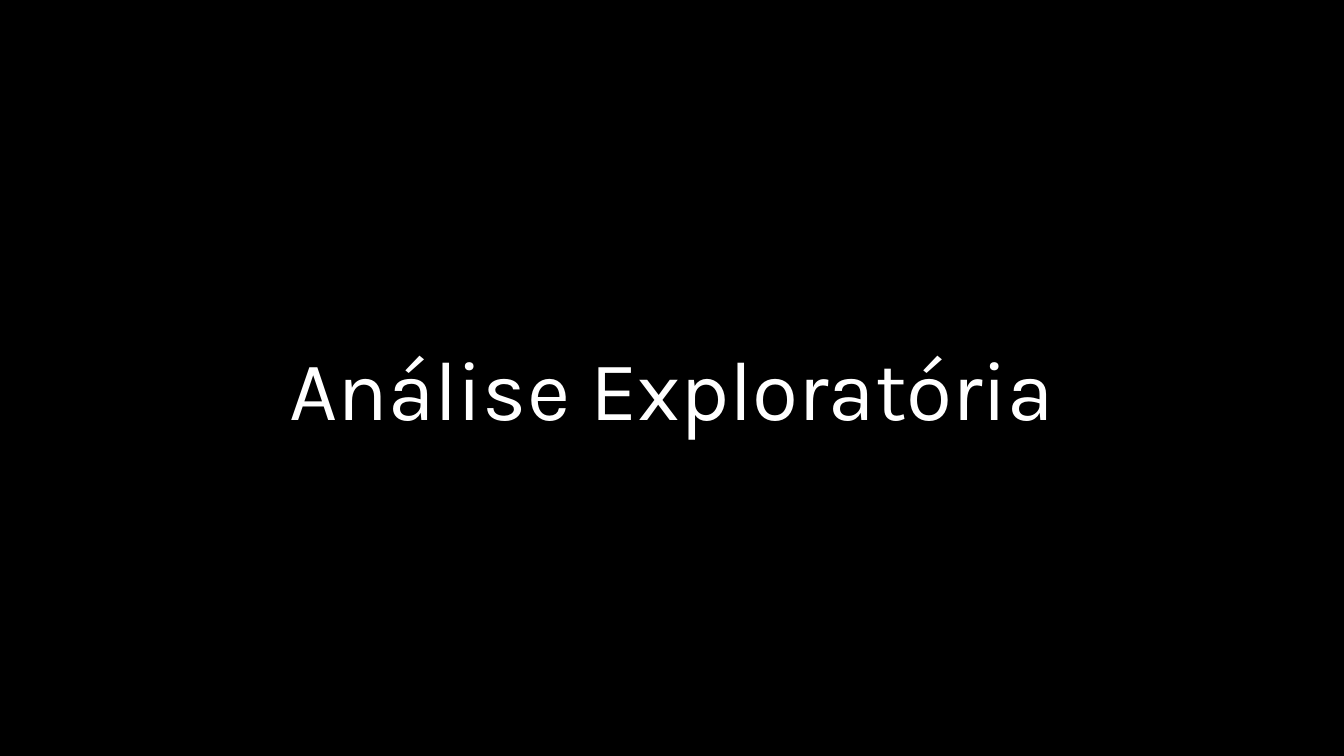
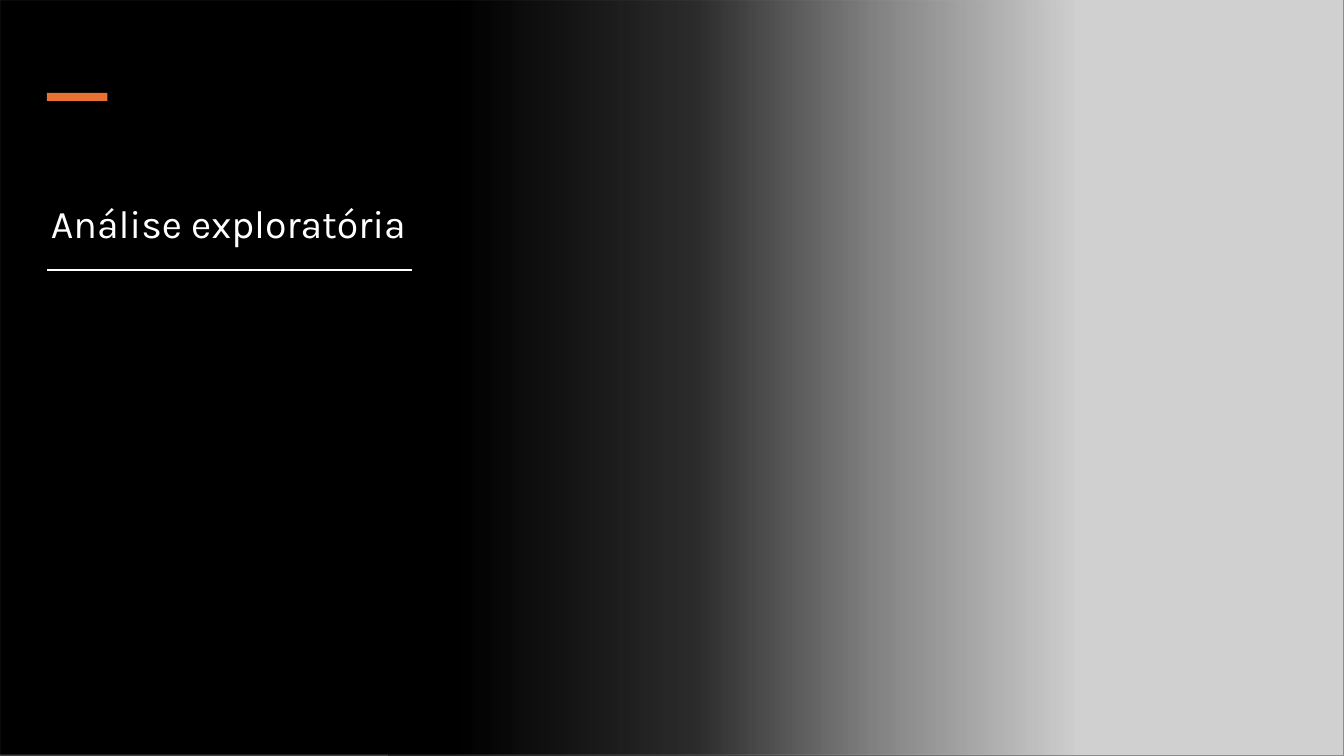
Before and after one commit to DeyvedAntonio/legal_analytics, a slide deck: slide 9 of 05_Documentacao/01_Power_point/Otimização de Custos de Ações Judiciais.pptx (slide 8 before the commit). Drawn at 1344x756 pixels with LibreOffice and Linux fonts; fonts in the diff are those of the drawing; grey boxes stand for pictures; background and template pictures are left out. Boxes give left, top, right and bottom in pixels: in the first picture for what was removed or moved away, otherwise in the second. Text is boxed around its words. In the diff, an @@ line names an element or a change of style, - is before the commit and + after.

```diff
--- a/05_Documentacao/01_Power_point/Otimização de Custos de Ações Judiciais.pptx
+++ b/05_Documentacao/01_Power_point/Otimização de Custos de Ações Judiciais.pptx
@@ background picture (left out) to #FFFFFF @@
@@ rectangle added at [0, 0, 1076, 756], fill gradient #000000 @@
@@ picture added at [388, 0, 1344, 756] @@
@@ rectangle added at [46, 93, 107, 101], fill #E97132 @@
@@ title at [51, 208, 406, 248]: text changed; size 60 to 28 pt @@
-Análise Exploratória
+Análise exploratória
@@ rectangle added at [47, 269, 411, 270], fill #000000, outline #FFFFFF 0.25 pt @@
```
Also in this commit, not shown: 5 other slides changed, 6 slides added, 1 slide removed, 1 other file.
